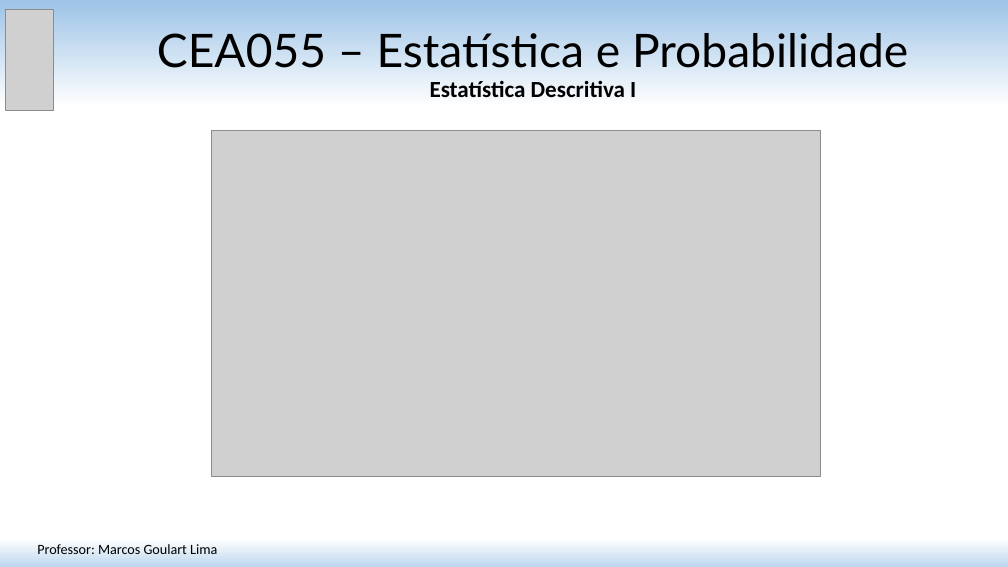
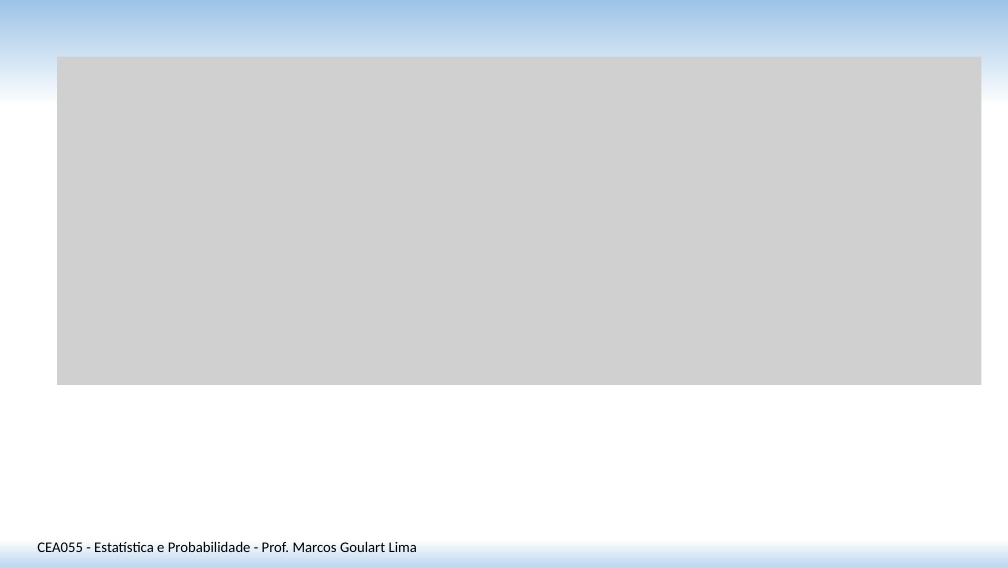
Before and after one commit to matmarcos/minhas-aulas, a slide deck: slide 7 of content/2026-2/cea055-estatistica-probabilidade/01-estatistica-descritiva-i/Aula_01_Estatistica_Descritiva_I.pptx (slide 6 before the commit). Drawn at 1008x567 pixels with LibreOffice and Linux fonts; fonts in the diff are those of the drawing; grey boxes stand for pictures. Boxes give left, top, right and bottom in pixels: in the first picture for what was removed or moved away, otherwise in the second. Text is boxed around its words. In the diff, an @@ line names an element or a change of style, - is before the commit and + after.

```diff
--- a/content/2026-2/cea055-estatistica-probabilidade/01-estatistica-descritiva-i/Aula_01_Estatistica_Descritiva_I.pptx
+++ b/content/2026-2/cea055-estatistica-probabilidade/01-estatistica-descritiva-i/Aula_01_Estatistica_Descritiva_I.pptx
@@ picture removed at (x1=5, y1=9, x2=54, y2=110) @@
@@ picture added at (x1=57, y1=57, x2=982, y2=385) @@
@@ title removed at (x1=157, y1=33, x2=908, y2=97) @@
-CEA055 – Estatística e Probabilidade
-Estatística Descritiva I
@@ picture removed at (x1=212, y1=130, x2=820, y2=476) @@
@@ text at (x1=37, y1=541, x2=417, y2=552): text changed; size 13.5 to 14 pt @@
-Professor: Marcos Goulart Lima
+CEA055 - Estatística e Probabilidade - Prof. Marcos Goulart Lima
```
Also in this commit, not shown: 16 other slides changed, 17 slides added, 14 slides removed, 3 other files.
